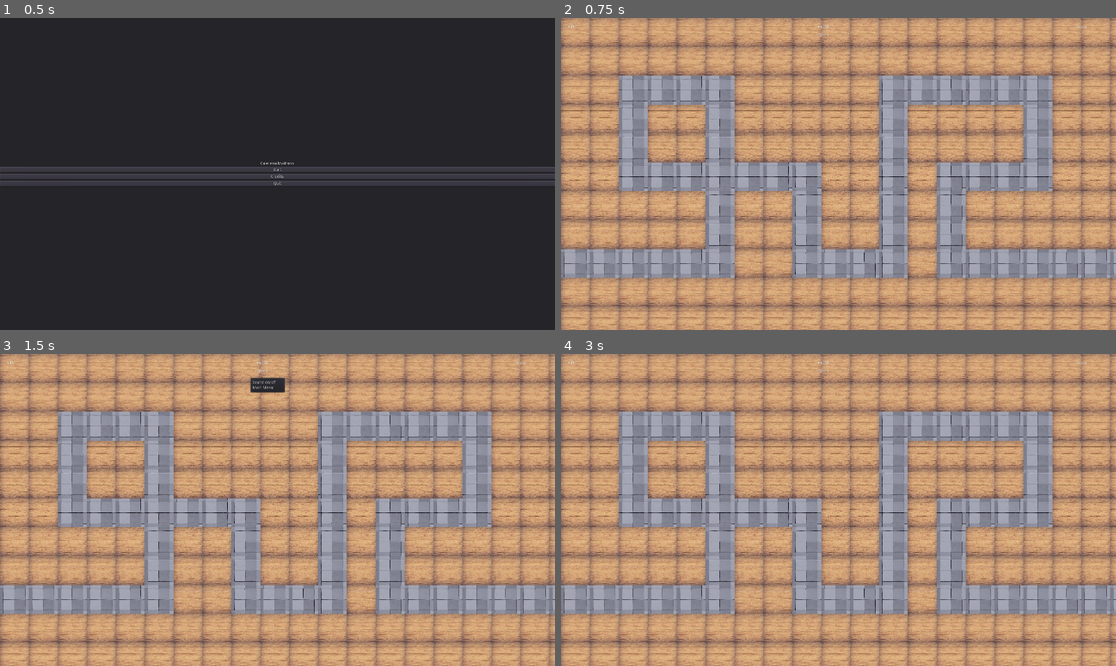
Above: before the commit, frames 1-4 (two rows, left to right).
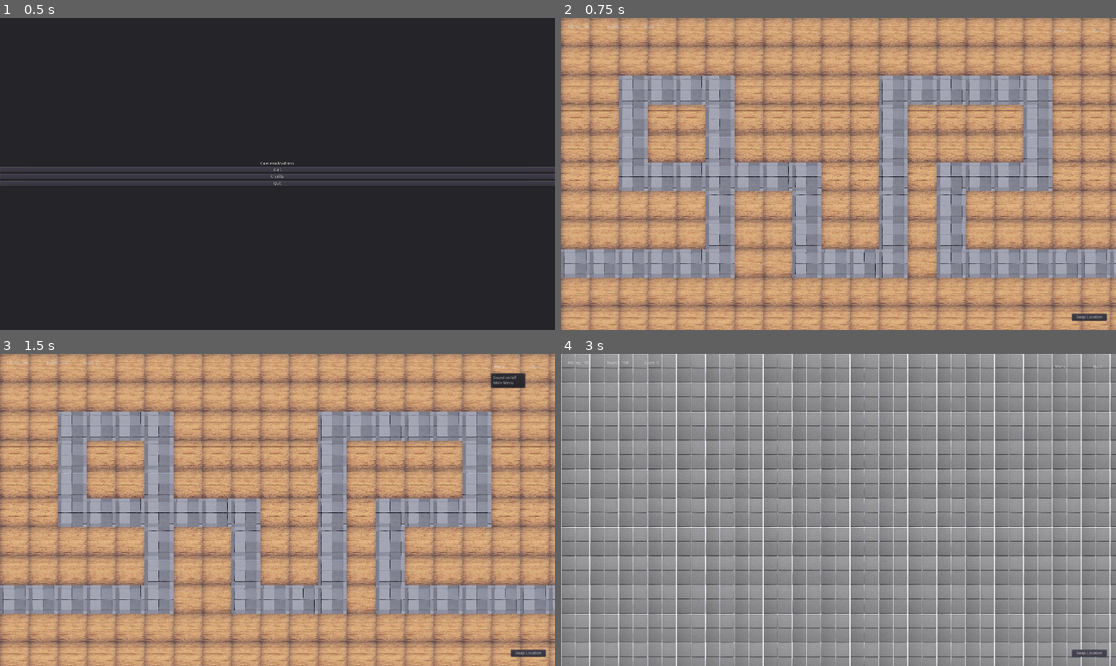
Above: after the commit, the same moments.

Repository: Vytautas-Hermann/GJ-2020
Game: Godot game, scene res://src/scenes/Title_Screen.tscn
Same seed, same stepped clock (60 frames per second), same inputs: the game is played once before the commit and once after it.
Inputs (mouse positions are in pixels of both pictures, inside the frame that each line leads up to):
- Up to frame 1 (0.5 s): no input
- Up to frame 2 (0.75 s): click "Start" at 0.5 s
- Up to frame 3 (1.5 s): click "Menu" at 1.25 s
- Up to frame 4 (3 s): click (1099, 366) at 2 s, where only the run after the commit has a clickable "Built"; click (1088, 653) at 2.75 s, where only the run after the commit has a clickable "Swap Location"

Frame 1 is identical in both runs. In frame 2, 0.2% of the frame differs, in the area x 1-99%, y 2-98%; in frame 3, 0.9%; in frame 4, 88%, in the area x 0-100%, y 0-100%.

Commit message:
more code

Diff:
--- a/src/scenes/Game.tscn
+++ b/src/scenes/Game.tscn
@@ -14,47 +14,70 @@
 table = ExtResource( 3 )
 kit = ExtResource( 2 )
 
-[node name="Overlay" type="Node2D" parent="."]
+[node name="Camera2D" type="Camera2D" parent="."]
+anchor_mode = 0
+current = true
+smoothing_enabled = true
 
-[node name="CanvasLayer" type="CanvasLayer" parent="Overlay"]
+[node name="CanvasLayer" type="CanvasLayer" parent="Camera2D"]
 script = ExtResource( 4 )
 
-[node name="$Text" type="RichTextLabel" parent="Overlay/CanvasLayer"]
+[node name="MoneyText" type="RichTextLabel" parent="Camera2D/CanvasLayer"]
 margin_left = 24.0
 margin_top = 24.0
-margin_right = 200.0
-margin_bottom = 144.0
-text = "$$$"
+margin_right = 128.0
+margin_bottom = 64.0
+text = "Money"
 __meta__ = {
 "_edit_use_anchors_": false
 }
 
-[node name="HealthText" type="RichTextLabel" parent="Overlay/CanvasLayer"]
-margin_left = 888.0
+[node name="HealthText" type="RichTextLabel" parent="Camera2D/CanvasLayer"]
+margin_left = 160.0
 margin_top = 24.0
-margin_right = 1088.0
-margin_bottom = 72.0
+margin_right = 256.0
+margin_bottom = 64.0
 text = "Health"
 __meta__ = {
 "_edit_use_anchors_": false
 }
 
-[node name="ScoreText" type="RichTextLabel" parent="Overlay/CanvasLayer"]
-margin_left = 1784.0
+[node name="ScoreText" type="RichTextLabel" parent="Camera2D/CanvasLayer"]
+margin_left = 288.0
 margin_top = 24.0
-margin_right = 1896.0
-margin_bottom = 104.0
+margin_right = 384.0
+margin_bottom = 64.0
 text = "Score"
 __meta__ = {
 "_edit_use_anchors_": false
 }
 
-[node name="MenuButton" type="MenuButton" parent="Overlay/CanvasLayer"]
-margin_left = 864.0
-margin_top = 40.0
-margin_right = 952.0
-margin_bottom = 80.0
+[node name="MenuButton" type="MenuButton" parent="Camera2D/CanvasLayer"]
+margin_left = 1696.0
+margin_top = 24.0
+margin_right = 1760.0
+margin_bottom = 64.0
 text = "Menu"
 __meta__ = {
 "_edit_use_anchors_": false
 }
+
+[node name="BuildMenue" type="MenuButton" parent="Camera2D/CanvasLayer"]
+margin_left = 1824.0
+margin_top = 24.0
+margin_right = 1888.0
+margin_bottom = 64.0
+text = "Built"
+__meta__ = {
+"_edit_use_anchors_": false
+}
+
+[node name="Button" type="Button" parent="Camera2D/CanvasLayer"]
+margin_left = 1768.0
+margin_top = 1024.0
+margin_right = 1888.0
+margin_bottom = 1048.0
+text = "Swap Location"
+__meta__ = {
+"_edit_use_anchors_": false
+}
--- a/src/scripts/menu.gd
+++ b/src/scripts/menu.gd
@@ -1,17 +1,18 @@
 extends CanvasLayer
 
+var score = 0
+var money = 100
+var health = 100
+var maze = true;
 
-# Declare member variables here. Examples:
-# var a: int = 2
-# var b: String = "text"
-
-
-# Called when the node enters the scene tree for the first time.
 func _ready() -> void:
+	$MoneyText.text="Money: %s" % money
+	$HealthText.text="Health: %s" % health
+	$ScoreText.text="Score: %s" % score
 	$MenuButton.get_popup().add_item("Sound on/off")
 	$MenuButton.get_popup().add_item("Main Menu")
-
 	$MenuButton.get_popup().connect("id_pressed", self, "_on_item_pressed")
+	$Button.connect("pressed", self,"_swap")
 
 func _on_item_pressed(id):
 	var item_name = $MenuButton.get_popup().get_item_text(id)
@@ -20,3 +21,40 @@
 
 func _on_mainMenu():
 	get_tree().change_scene("res://src/scenes/Title_Screen.tscn")
+
+func _swap():
+	if maze:
+		get_parent().offset = Vector2(0,1100)
+		maze=false
+	else:
+		get_parent().offset = Vector2(0,0)
+		maze=true
+
+func _change_money(var bal):
+	money += bal
+	$MoneyText.text="Money: %s" % money
+
+func _decrease_health(var loss):
+	health -= loss
+	$HealthText.text="Health: %s" % health
+
+func _increase_score(var add):
+	score += add
+	$ScoreText.text="Score: %s" % score
+
+func _set_maze_built():
+	for child in $BuildMenue.get_popup().get_children():
+		child.queue_free()
+	$BuildMenue.get_popup().add_item("Plate")
+	$BuildMenue.get_popup().add_item("Big Plate")
+	$BuildMenue.get_popup().connect("id_pressed", self, "_on_build_pressed")
+
+func _set_kit_built():
+	for child in $BuildMenue.get_popup().get_children():
+		child.queue_free()
+	$BuildMenue.get_popup().add_item("Rice Cooker")
+	$BuildMenue.get_popup().add_item("Fries")
+	$BuildMenue.get_popup().connect("id_pressed", self, "_on_build_pressed")
+
+func _on_build_pressed():
+	pass
